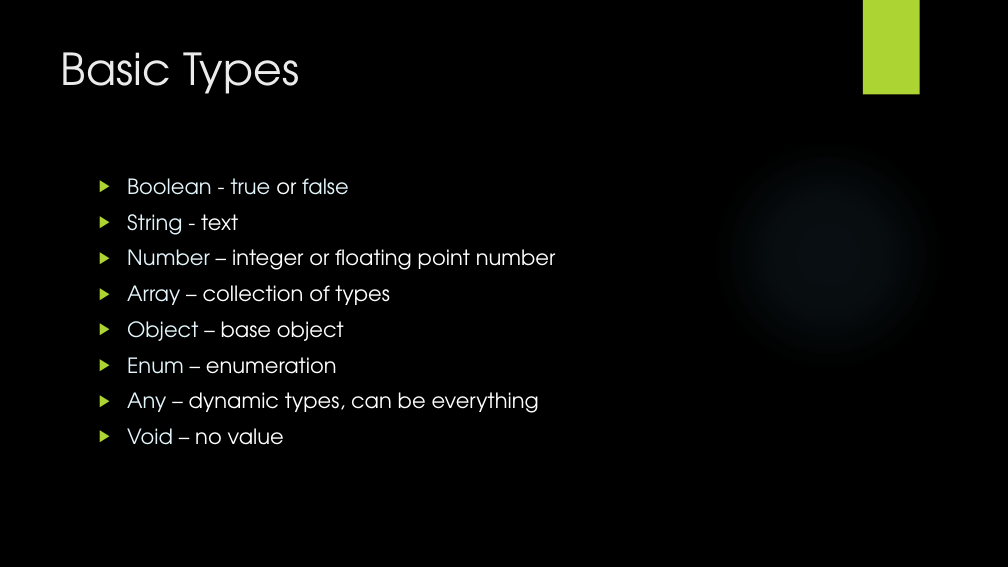
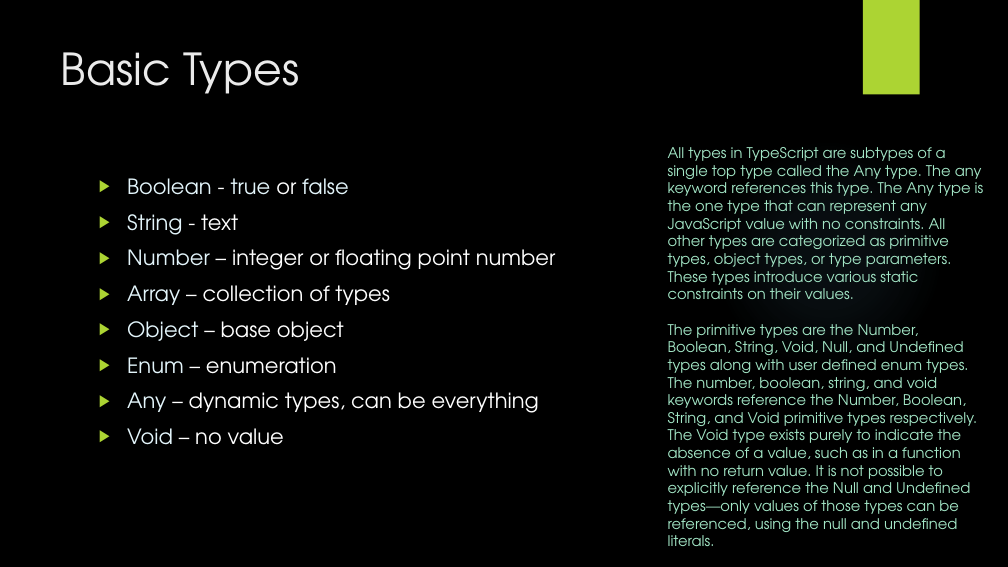
Before and after one commit to IvanPetkovPetkov/TypeScript-Template, a slide deck: slide 3 of TypeScriptFundamentals.pptx. Drawn at 1008x567 pixels with LibreOffice and Linux fonts; fonts in the diff are those of the drawing; background and template pictures are left out. Boxes give left, top, right and bottom in pixels: in the first picture for what was removed or moved away, otherwise in the second. Text is boxed around its words. In the diff, an @@ line names an element or a change of style, - is before the commit and + after.

Commit message:
check for undefined fixed

```diff
--- a/TypeScriptFundamentals.pptx
+++ b/TypeScriptFundamentals.pptx
@@ text added at <box>668,147,984,546</box>, 14 pt, text #A3E6C6 @@
+All types in TypeScript are subtypes of a single top type called the Any type. The any keyword references this type. The Any type is the one type that can represent any JavaScript value with no constraints. All other types are categorized as primitive types, object types, or type parameters. These types introduce various static constraints on their values.
+The primitive types are the Number, Boolean, String, Void, Null, and Undefined types along with user defined enum types. The number, boolean, string, and void keywords reference the Number, Boolean, String, and Void primitive types respectively. The Void type exists purely to indicate the absence of a value, such as in a function with no return value. It is not possible to explicitly reference the Null and Undefined types—only values of those types can be referenced, using the null and undefined literals.
```
Also in this commit, not shown: 1 other slide changed, 1 other file.
